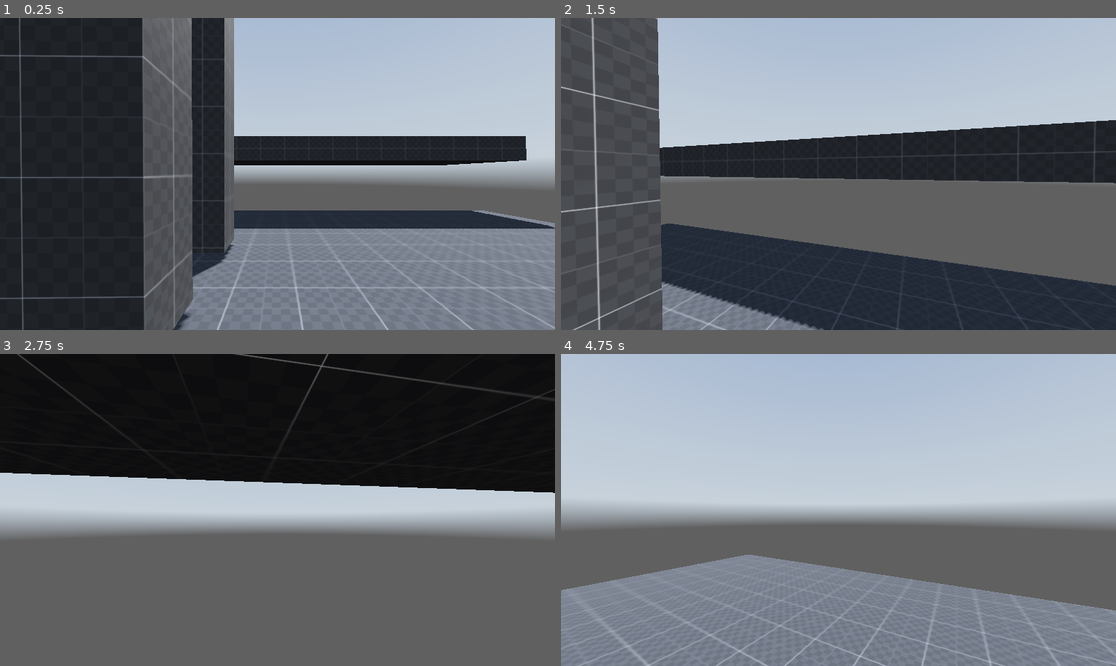
Above: before the commit, frames 1-4 (two rows, left to right).
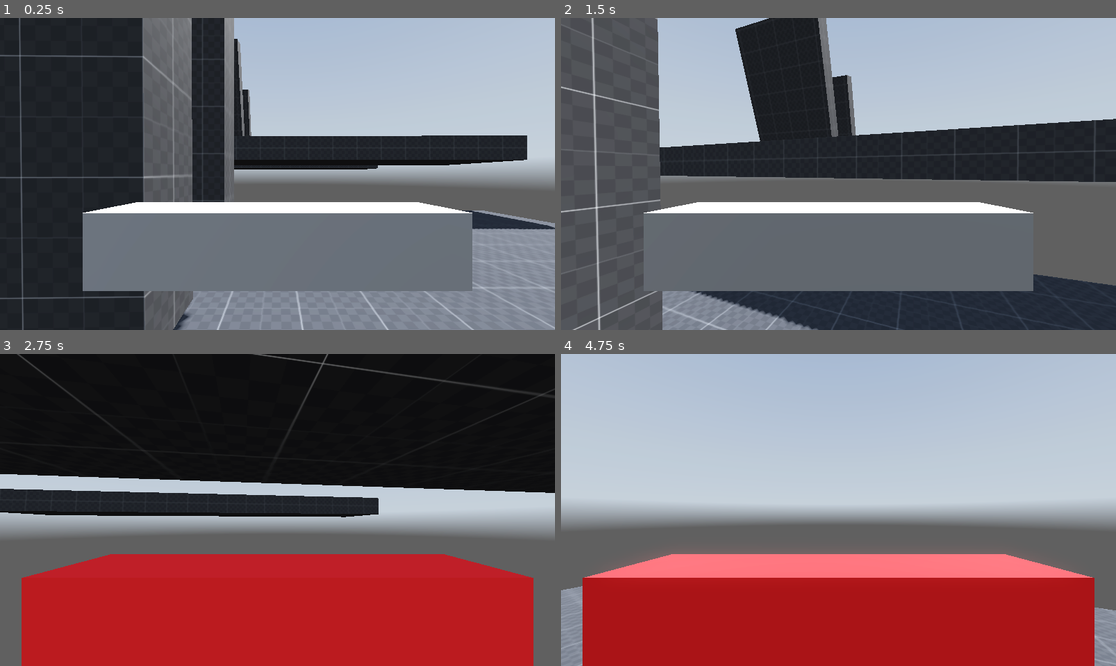
Above: after the commit, the same moments.

Repository: farhoud01/fps-game
Game: Godot game, scene res://scenes/game.tscn
Two runs of this game, one before a commit and one after it. Both use one fixed random seed, a clock stepped at 60 frames per second and the inputs below. A sky picture missing from this copy of the repository is replaced by a grey-blue gradient.
Inputs (mouse positions are in pixels of both pictures, inside the frame that each line leads up to):
- Up to frame 1 (0.25 s): no input
- Up to frame 2 (1.5 s): tap Enter at 0.5 s; move the mouse to (866, 174) at 0.52 s; press the mouse at (866, 174) at 0.53 s; hold W (forward) from 0.53 s (still down); tap Space (jump) at 0.77 s; tap 1 (weapon_1, bound only after the commit) at 0.8, 1.35 s; move the mouse to (810, 174) at 1.27 s; release the mouse at (810, 174) at 1.28 s
- Up to frame 3 (2.75 s): keep holding W (forward); tap Space (jump) at 1.52 s; tap 2 (weapon_2, bound only after the commit) at 1.55 s; move the mouse to (288, 503) at 2.02 s; hold 2 (weapon_2, bound only after the commit) from 2.03 s (still down); tap 3 (weapon_3, bound only after the commit) at 2.3 s
- Up to frame 4 (4.75 s): keep holding W (forward); move the mouse to (832, 516) at 2.77 s; release 2 (weapon_2, bound only after the commit) at 2.78 s; tap 3 (weapon_3, bound only after the commit) at 2.85 s; tap Space (jump) at 3.02, 3.77, 4.52 s; click (832, 516) at 3.05 s; move the mouse to (877, 513) at 3.52 s; hold Ctrl (crouch ) 3.53-4.28 s; tap 1 (weapon_1, bound only after the commit) at 3.8 s; tap R (reload, bound only after the commit) at 4.15 s; move the mouse to (794, 506) at 4.27 s; tap Alt (free_look) at 4.35 s; tap 2 (weapon_2, bound only after the commit) at 4.55 s

The runs differ from the first frame. In frame 1, 15% of the frame differs, in the area x 14-100%, y 6-88%; in frame 2, 19%; in frame 3, 38%, in the area x 0-100%, y 0-100%; in frame 4, 32%.

Commit message:
gun system weapon swapping done but shooting mechanic still and ui still not there yet

Diff:
--- /dev/null
+++ b/new_standard_material_3d.tres
@@ -0,0 +1,4 @@
+[gd_resource type="StandardMaterial3D" format=3 uid="uid://dq24m1q8t1uq1"]
+
+[resource]
+albedo_color = Color(1, 0.13, 0.13, 1)
--- /dev/null
+++ b/pistol.gd
@@ -0,0 +1,8 @@
+extends WeaponBase
+
+func shoot() :
+	super.shoot()
+
+# Called when the node enters the scene tree for the first time.
+func reload():
+	super.reload()
--- /dev/null
+++ b/pistol.tscn
@@ -0,0 +1,14 @@
+[gd_scene format=3 uid="uid://dbl62anhef1qu"]
+
+[ext_resource type="Script" uid="uid://bl28v8fns22wy" path="res://pistol.gd" id="1_08c3m"]
+[ext_resource type="Resource" uid="uid://i8ulb52q8ls6" path="res://weapons/gun system/pistol.tres" id="2_bttkv"]
+
+[sub_resource type="BoxMesh" id="BoxMesh_bttkv"]
+
+[node name="pistol" type="Node3D" unique_id=288080541]
+transform = Transform3D(1, 0, 0, 0, 0.19999999, 0, 0, 0, 0.19999999, 0, 0, 0)
+script = ExtResource("1_08c3m")
+weapon_data = ExtResource("2_bttkv")
+
+[node name="MeshInstance3D" type="MeshInstance3D" parent="." unique_id=1546314395]
+mesh = SubResource("BoxMesh_bttkv")
--- /dev/null
+++ b/pistolmodel.tscn
@@ -0,0 +1,7 @@
+[gd_scene format=3 uid="uid://dh8v5xxhtw5wy"]
+
+[sub_resource type="BoxMesh" id="BoxMesh_aq1o4"]
+
+[node name="pistolmodel" type="MeshInstance3D" unique_id=631671208]
+transform = Transform3D(4.9367298e-08, 5.1226964e-16, -0.17773545, 9.8734596e-08, -0.13405389, 0, -1.1293921, -1.1719363e-08, -7.769064e-09, 0, 0, 0)
+mesh = SubResource("BoxMesh_aq1o4")
--- a/project.godot
+++ b/project.godot
@@ -62,6 +62,31 @@
 "events": [Object(InputEventKey,"resource_local_to_scene":false,"resource_name":"","device":-1,"window_id":0,"alt_press …(191 unchanged characters)…
 ]
 }
+shoot={
+"deadzone": 0.2,
+"events": [Object(InputEventMouseButton,"resource_local_to_scene":false,"resource_name":"","device":-1,"window_id":0,"alt_pressed":false,"shift_pressed":false,"ctrl_pressed":false,"meta_pressed":false,"button_mask":0,"position":Vector2(0, 0),"global_position":Vector2(0, 0),"factor":1.0,"button_index":1,"canceled":false,"pressed":false,"double_click":false,"script":null)
+]
+}
+reload={
+"deadzone": 0.2,
+"events": [Object(InputEventKey,"resource_local_to_scene":false,"resource_name":"","device":-1,"window_id":0,"alt_pressed":false,"shift_pressed":false,"ctrl_pressed":false,"meta_pressed":false,"pressed":false,"keycode":0,"physical_keycode":82,"key_label":0,"unicode":114,"location":0,"echo":false,"script":null)
+]
+}
+weapon_2={
+"deadzone": 0.2,
+"events": [Object(InputEventKey,"resource_local_to_scene":false,"resource_name":"","device":-1,"window_id":0,"alt_pressed":false,"shift_pressed":false,"ctrl_pressed":false,"meta_pressed":false,"pressed":false,"keycode":0,"physical_keycode":50,"key_label":0,"unicode":233,"location":0,"echo":false,"script":null)
+]
+}
+weapon_3={
+"deadzone": 0.2,
+"events": [Object(InputEventKey,"resource_local_to_scene":false,"resource_name":"","device":-1,"window_id":0,"alt_pressed":false,"shift_pressed":false,"ctrl_pressed":false,"meta_pressed":false,"pressed":false,"keycode":0,"physical_keycode":51,"key_label":0,"unicode":34,"location":0,"echo":false,"script":null)
+]
+}
+weapon_1={
+"deadzone": 0.2,
+"events": [Object(InputEventKey,"resource_local_to_scene":false,"resource_name":"","device":-1,"window_id":0,"alt_pressed":false,"shift_pressed":false,"ctrl_pressed":false,"meta_pressed":false,"pressed":false,"keycode":0,"physical_keycode":49,"key_label":0,"unicode":38,"location":0,"echo":false,"script":null)
+]
+}
 
 [layer_names]
 
--- /dev/null
+++ b/revolver.tscn
@@ -0,0 +1,16 @@
+[gd_scene format=3 uid="uid://bi4mhpu1e0t0k"]
+
+[ext_resource type="Material" uid="uid://dq24m1q8t1uq1" path="res://new_standard_material_3d.tres" id="1_ftnpd"]
+[ext_resource type="Script" uid="uid://cupv2rlqegcmw" path="res://weapons/gun system/revolver.gd" id="2_3v8vv"]
+[ext_resource type="Resource" uid="uid://b81njh2bjaeui" path="res://weapons/gun system/revolver.tres" id="2_ftnpd"]
+
+[sub_resource type="BoxMesh" id="BoxMesh_3v8vv"]
+
+[node name="revolver" type="Node3D" unique_id=2147159708]
+transform = Transform3D(1.2333632, 0, 0, 0, 0.22854012, 0, 0, 0, 0.26480633, 0, 0, 0)
+script = ExtResource("2_3v8vv")
+weapon_data = ExtResource("2_ftnpd")
+
+[node name="MeshInstance3D" type="MeshInstance3D" parent="." unique_id=1028041057]
+material_overlay = ExtResource("1_ftnpd")
+mesh = SubResource("BoxMesh_3v8vv")
--- a/scenes/game.tscn
+++ b/scenes/game.tscn
@@ -3,6 +3,9 @@
 [ext_resource type="Texture2D" uid="uid://d1yuvmydu4krx" path="res://assets/hdris/kloofendal_48d_partly_cloudy_puresky_2k.hdr" id="1_uwrxv"]
 [ext_resource type="Texture2D" uid="uid://ca2el0i4a8xf0" path="res://assets/textures/dev/grids/Dark/texture_07.png" id="1_yqjtg"]
 [ext_resource type="Script" uid="uid://ca185521el2kr" path="res://scripts/player.gd" id="2_lnu2h"]
+[ext_resource type="Script" uid="uid://diodj10l6i4ta" path="res://weapons/weapon_controller.gd" id="3_lbhrr"]
+[ext_resource type="PackedScene" uid="uid://dbl62anhef1qu" path="res://pistol.tscn" id="4_p57ef"]
+[ext_resource type="PackedScene" uid="uid://bi4mhpu1e0t0k" path="res://revolver.tscn" id="5_u5sy4"]
 
 [sub_resource type="StandardMaterial3D" id="StandardMaterial3D_lnu2h"]
 albedo_texture = ExtResource("1_yqjtg")
@@ -161,12 +164,34 @@
 material = SubResource("StandardMaterial3D_lnu2h")
 
 [node name="CSGBox3D2" type="CSGBox3D" parent="stage" unique_id=1656923697]
-transform = Transform3D(1, 0, 0, 0, 0.9999913, 0.004171325, 0, -0.004171325, 0.9999913, 0.297, 2.885941, -10.416882)
+transform = Transform3D(0.9999934, -0.0003648875, -0.0036240837, 0.00040391373, 0.99994195, 0.010772048, 0.0036199419, -0.01077344, 0.9999354, 0.297, 2.885941, -22.913557)
 use_collision = true
 size = Vector3(20, 1, 4.003418)
 material = SubResource("StandardMaterial3D_lnu2h")
 
+[node name="CSGBox3D6" type="CSGBox3D" parent="stage" unique_id=1829370125]
+transform = Transform3D(0.9999934, -0.0003648875, -0.0036240837, 0.00040391373, 0.99994195, 0.010772048, 0.0036199419, -0.01077344, 0.9999354, 0.297, 2.885941, -10.416882)
+use_collision = true
+size = Vector3(20, 1, 4.003418)
+material = SubResource("StandardMaterial3D_lnu2h")
+
 [node name="CSGBox3D4" type="CSGBox3D" parent="stage" unique_id=1446055593]
+transform = Transform3D(-4.2305124e-16, 4.3711385e-08, -1, -0.9521719, -0.3055624, -1.3356552e-08, -0.3055624, 0.9521719, 4.162076e-08, -4.475587, 6.6668577, -12.926434)
+use_collision = true
+collision_layer = 3
+collision_mask = 2
+size = Vector3(6.209072, 0.9790039, 4.3933105)
+material = SubResource("StandardMaterial3D_lnu2h")
+
+[node name="CSGBox3D8" type="CSGBox3D" parent="stage" unique_id=997793142]
+transform = Transform3D(-4.2305124e-16, 4.3711385e-08, -1, -0.9521719, -0.3055624, -1.3356552e-08, -0.3055624, 0.9521719, 4.162076e-08, -4.475587, 6.093116, -16.823322)
+use_collision = true
+collision_layer = 3
+collision_mask = 2
+size = Vector3(5.00395, 0.9790039, 4.3933105)
+material = SubResource("StandardMaterial3D_lnu2h")
+
+[node name="CSGBox3D7" type="CSGBox3D" parent="stage" unique_id=182116228]
 transform = Transform3D(1.9106855e-15, 4.371139e-08, -1, 1, -4.371139e-08, 0, -4.371139e-08, -1, -4.371139e-08, -3.5910683, 3.2635412, -4.801375)
 use_collision = true
 collision_layer = 3
@@ -198,7 +223,10 @@
 
 [node name="head" type="Node3D" parent="stage/player/neck" unique_id=1346559713]
 
-[node name="eyes" type="Node3D" parent="stage/player/neck/head" unique_id=1335255151]
+[node name="eyes" type="Node3D" parent="stage/player/neck/head" unique_id=1335255151 node_paths=PackedStringArray("weapon_container")]
+script = ExtResource("3_lbhrr")
+weapon_scenes = Array[PackedScene]([ExtResource("4_p57ef"), ExtResource("5_u5sy4")])
+weapon_container = NodePath("Camera3D")
 
 [node name="Camera3D" type="Camera3D" parent="stage/player/neck/head/eyes" unique_id=1189991324]
 
@@ -212,5 +240,5 @@
 
 [node name="DirectionalLight3D" type="DirectionalLight3D" parent="env" unique_id=486997482]
 transform = Transform3D(-0.8660254, -0.43301278, 0.25, 0, 0.49999997, 0.86602545, -0.50000006, 0.75, -0.43301266, 0, 0, 0)
-light_energy = 1.158
+light_energy = 1.475
 shadow_enabled = true
--- /dev/null
+++ b/weapons/base_weapon.gd
@@ -0,0 +1,38 @@
+class_name WeaponBase extends Node3D
+
+
+@export var weapon_data : Weapon_data
+var current_ammo : int
+var current_reserve : int
+var is_reloading : bool = false
+
+
+func _ready() -> void:
+	if weapon_data :
+		position = weapon_data.weapon_position
+		current_ammo = weapon_data.clip_size
+		current_reserve = weapon_data.mag_size
+func shoot():
+	# Common logic for ALL guns (Ammo check, Raycast)
+	if weapon_data:
+
+		if current_ammo> 0 :
+			print("Firing: ", weapon_data.weapon_name)
+			current_ammo -=1
+			#shoot ray or projectile
+		# You can put a generic Raycast call here
+
+func reload() :
+	if Input.is_action_just_pressed("reload") || current_ammo ==0 && current_reserve > 0:
+		# wait reload time play anim
+		is_reloading = true
+		await get_tree().create_timer(weapon_data.reload_speed).timeout
+		var amount_needed = weapon_data.clip_size - current_ammo
+		var amount_to_transfer = min(current_reserve, amount_needed)
+
+		# 3. Apply the transaction
+		current_reserve -= amount_to_transfer
+		current_ammo += amount_to_transfer
+
+		is_reloading = false
+		print("Reload Done. Ammo: ", current_ammo, " Reserve: ", current_reserve)
--- a/weapons/resource/pistol.tres
+++ b/weapons/gun system/pistol.tres
@@ -1,6 +1,7 @@
-[gd_resource type="Resource" format=3 uid="uid://i8ulb52q8ls6"]
+[gd_resource type="Resource" script_class="Weapon_data" format=3 uid="uid://i8ulb52q8ls6"]
 
 [ext_resource type="Script" uid="uid://g6mym5j1bj7c" path="res://weapons/weapons.gd" id="1_fctxv"]
 
 [resource]
 script = ExtResource("1_fctxv")
+weapon_position = Vector3(0, -0.2, -0.622)
--- /dev/null
+++ b/weapons/gun system/revolver.gd
@@ -0,0 +1,6 @@
+extends WeaponBase
+func shoot() :
+	super.shoot()
+
+func reload():
+	super.reload()
--- /dev/null
+++ b/weapons/gun system/revolver.tres
@@ -0,0 +1,10 @@
+[gd_resource type="Resource" script_class="Weapon_data" format=3 uid="uid://b81njh2bjaeui"]
+
+[ext_resource type="Script" uid="uid://g6mym5j1bj7c" path="res://weapons/weapons.gd" id="1_lc0go"]
+
+[resource]
+script = ExtResource("1_lc0go")
+damage = 13
+weapon_name = "revolver"
+weapon_position = Vector3(0, -0.278, -0.622)
+current_ammo = 8
--- /dev/null
+++ b/weapons/weapon_controller.gd
@@ -0,0 +1,50 @@
+class_name  Weapon extends Node
+
+
+@export var weapon_scenes : Array[PackedScene] = []
+@export var weapon_container : Node3D # The node where guns will appear
+var current_weapon_node : WeaponBase = null
+var spawned_weapons : Array[Node3D] = []
+var current_index : int = -1 # Start at -1 so the first swap works
+
+
+func _ready() -> void:
+	if weapon_scenes.size() <= 0 : return
+	for scene in weapon_scenes :
+		var gun = scene.instantiate()
+		weapon_container.add_child(gun)
+
+		gun.visible = false
+
+		gun.process_mode = Node.PROCESS_MODE_DISABLED
+		spawned_weapons.append(gun)
+	if spawned_weapons.size() > 0:
+		current_index =-1
+		swap_weapon(0)
+
+func _input(event: InputEvent) :
+	if event.is_action_pressed("weapon_1"):
+		swap_weapon(0)
+		print("weapon 1 ")
+	elif event.is_action_pressed("weapon_2"):
+		swap_weapon(1)
+		print("weapon 2")
+	#elif event.is_action_pressed("weapon_3"):
+	#	swap_weapon(2)
+	#	print("weapon2")
+	if event.is_action_pressed("shoot") and current_weapon_node:
+		current_weapon_node.shoot()
+	if event.is_action_pressed("reload")  :
+		current_weapon_node.reload()
+func swap_weapon(index) :
+	if index < 0 or index >= spawned_weapons.size() or index == current_index:
+		return
+	if current_index != -1:
+		var old_gun = spawned_weapons[current_index]
+		old_gun.visible = false
+		old_gun.process_mode = Node.PROCESS_MODE_DISABLED
+	current_index = index
+	var new_gun = spawned_weapons[current_index]
+	new_gun.visible = true
+	new_gun.process_mode = Node.PROCESS_MODE_INHERIT
+	current_weapon_node = new_gun
--- a/weapons/weapons.gd
+++ b/weapons/weapons.gd
@@ -1,10 +1,10 @@
-class_name Weapon extends Resource
+class_name Weapon_data extends Resource
 
-@export var clip_size: float = 8
-@export var mag_size : float = 38
+@export var clip_size: int = 8
+@export var mag_size : int = 38
 @export var reload_speed : float =1.8
 @export var damage : int =20
 @export var fire_rate : float = 1.7
 @export var weapon_name : String = "pistol"
-@export var weapon_model : PackedScene
 @export var weapon_position : Vector3 = Vector3(0.2,-0.2,0.3)
+@export var current_ammo:int
Not shown, added: pistol.gd.uid
Not shown, added: weapons/base_weapon.gd.uid
Not shown, added: weapons/gun system/revolver.gd.uid
Not shown, added: weapons/weapon_controller.gd.uid
